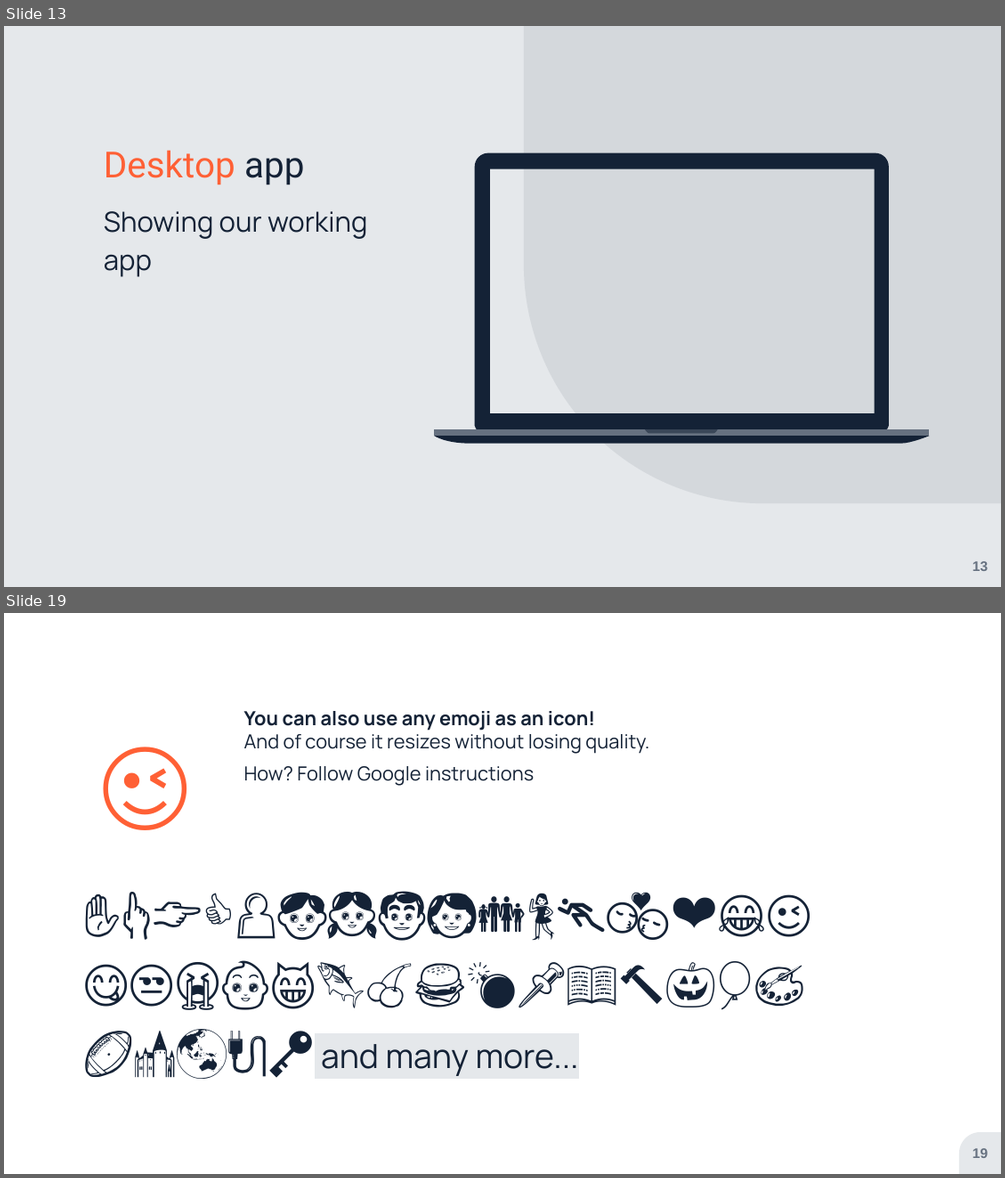
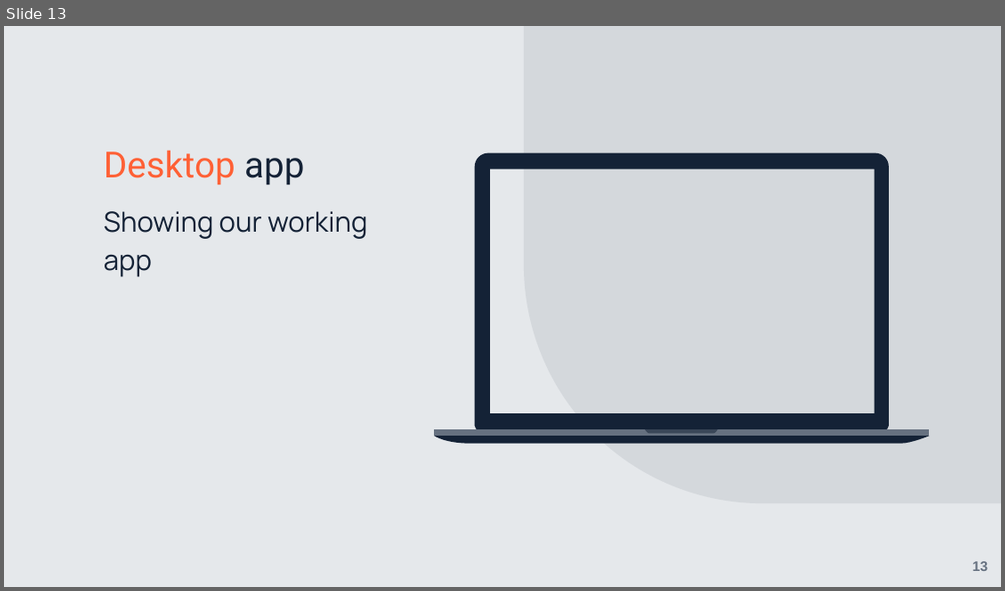
Before and after one commit to jmitterh/Project_3_Potential_Marketing, a slide deck: Data-Estate Presentation.pptx. Shown one above the other, each under a label of ours: slides 13 and 19 before the commit, slide 13 after it; the slides between them are not shown. The pictures are 1005x1178 and 1005x591 pixels, drawn with LibreOffice and Linux fonts; fonts in the diff are those of the drawing. Boxes give left, top, right and bottom in pixels: in the first picture for what was removed or moved away, otherwise in the second. Text is boxed around its words. In the diff, an @@ line names an element or a change of style, - is before the commit and + after.

```diff
--- a/Data-Estate Presentation.pptx
+++ b/Data-Estate Presentation.pptx
@@ slide 19 removed at box(4, 613, 1001, 1174), background #FFFFFF; not listed: 1 template element that a slide beside it also shows @@
@@ text removed at box(67, 706, 225, 848) @@
-😉
@@ text removed at box(244, 711, 793, 810) @@
-You can also use any emoji as an icon!
-And of course it resizes without losing quality.
-How? Follow Google instructions https://twitter.com/googledocs/status/730087240156643328
@@ text removed at box(321, 1044, 579, 1076) @@
-✋👆👉👍👤👦👧👨👩👪💃🏃💑❤😂😉😋😒😭👶😸🐟🍒🍔💣📌📖🔨🎃🎈🎨🏈🏰🌏🔌🔑 and many more...
@@ page number removed at box(972, 1148, 987, 1158) @@
-19
```
Also in this commit, not shown: 1 slide changed, 5 other slides removed, 6 other files.
